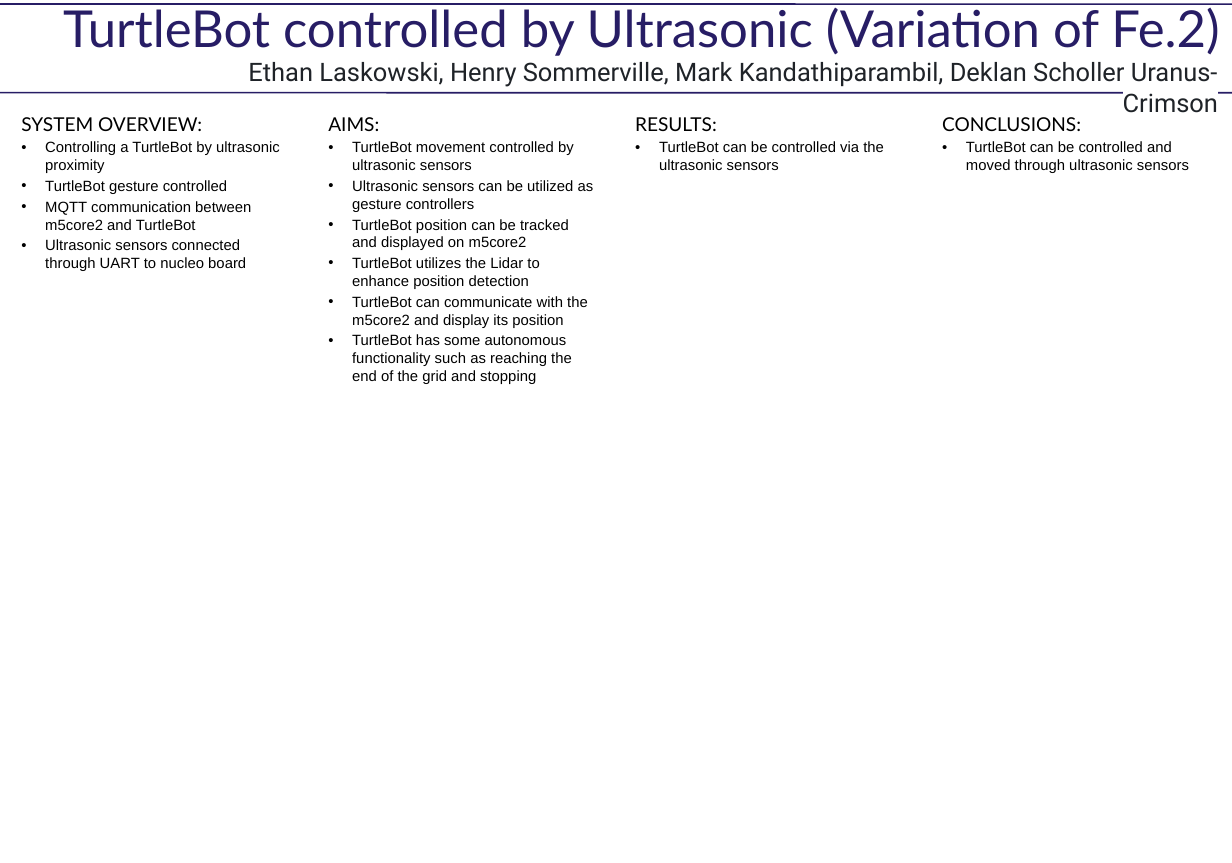
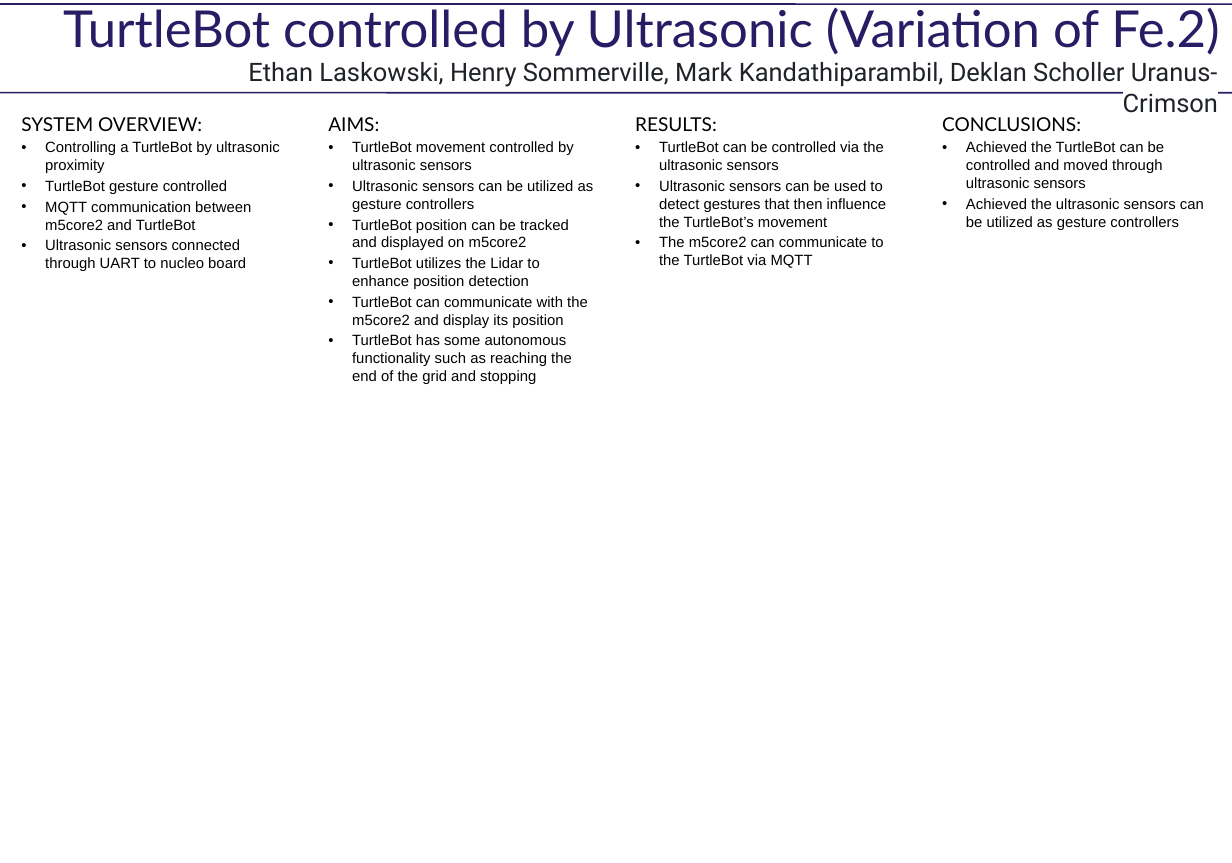
Before and after one commit to s4698486-Ethan/CSSE4011-Uranus-Crimson, a slide deck: slide 1 of Project Information Files/Poster.pptx. Drawn at 1232x863 pixels with LibreOffice and Linux fonts; fonts in the diff are those of the drawing. Boxes give left, top, right and bottom in pixels: in the first picture for what was removed or moved away, otherwise in the second. Text is boxed around its words. In the diff, an @@ line names an element or a change of style, - is before the commit and + after.

Commit message:
Updated the poster with more results and conclusions
Need to add images into the poster along side some more results

```diff
--- a/Project Information Files/Poster.pptx
+++ b/Project Information Files/Poster.pptx
@@ text at [966,141,1204,230]: text changed @@
-• TurtleBot can be controlled and moved through ultrasonic sensors
+• Achieved the TurtleBot can be controlled and moved through ultrasonic sensors
+• Achieved the ultrasonic sensors can be utilized as gesture controllers
@@ text at [659,180,886,268]: paragraphs added @@
+• Ultrasonic sensors can be used to detect gestures that then influence the TurtleBot’s movement
+• The m5core2 can communicate to the TurtleBot via MQTT
```
